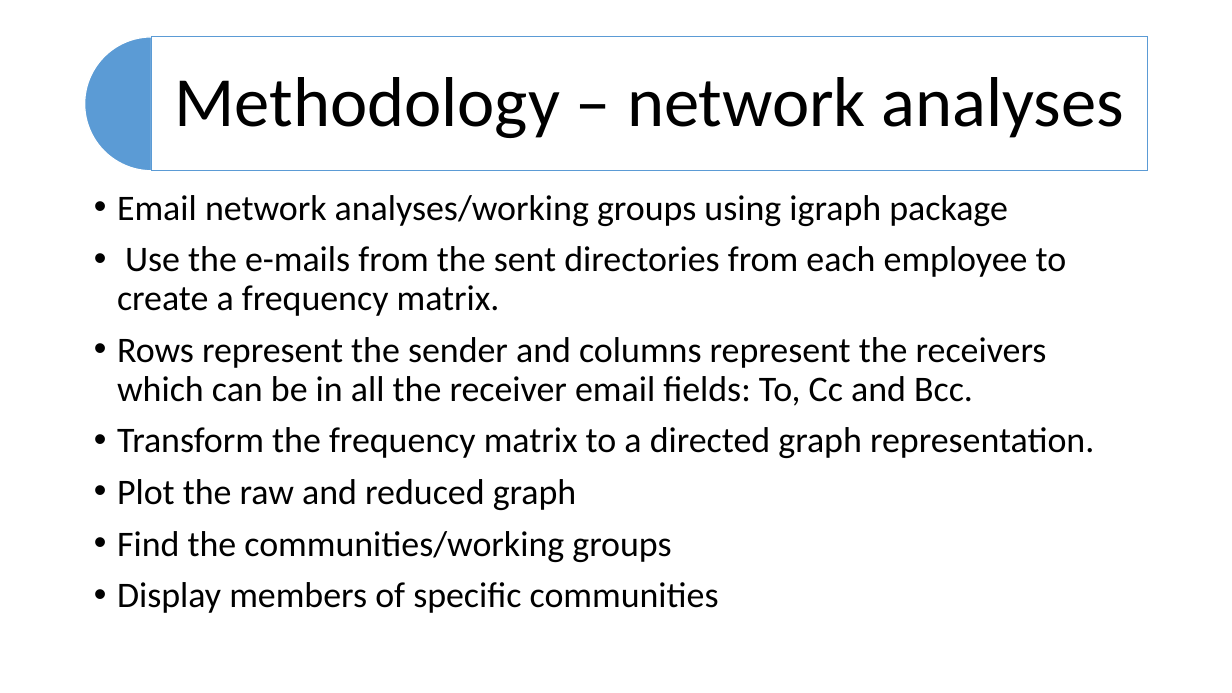
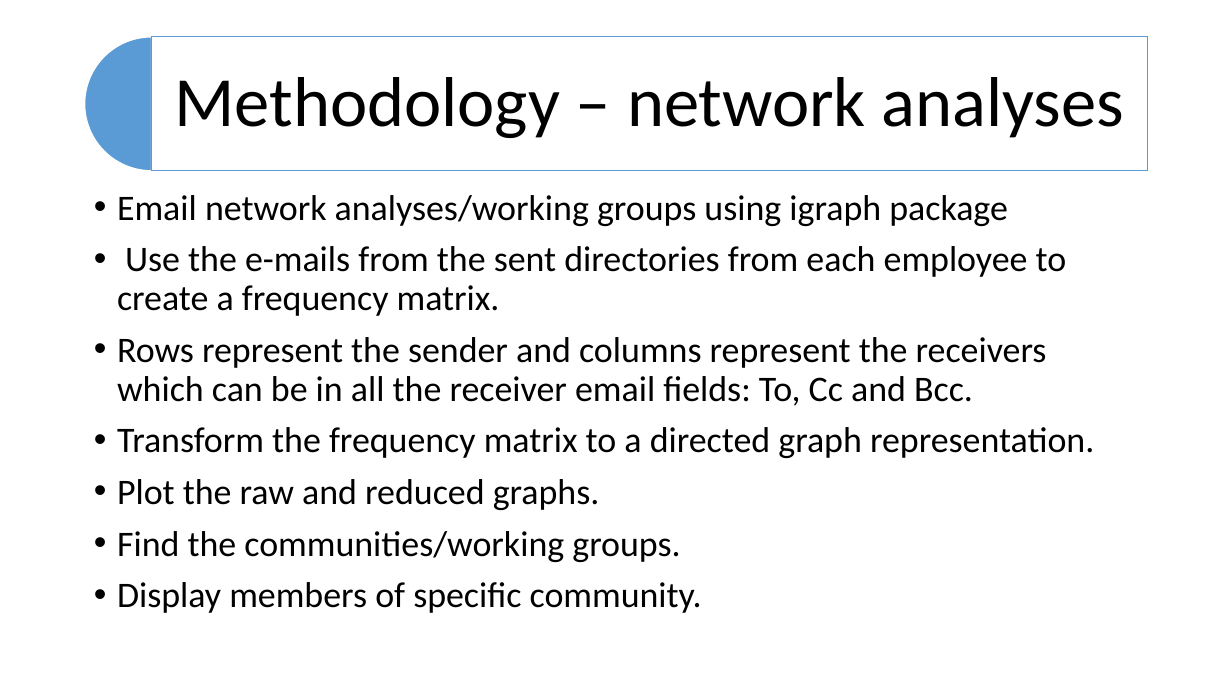
Before and after one commit to dbancea/enron-email-analyses, a slide deck: slide 3 of enron_email_analyses.pptx. Drawn at 1232x693 pixels with LibreOffice and Linux fonts; fonts in the diff are those of the drawing. Boxes give left, top, right and bottom in pixels: in the first picture for what was removed or moved away, otherwise in the second. Text is boxed around its words. In the diff, an @@ line names an element or a change of style, - is before the commit and + after.

```diff
--- a/enron_email_analyses.pptx
+++ b/enron_email_analyses.pptx
@@ text at <box>117,479,702,613</box>: text changed @@
-• Plot the raw and reduced graph
-• Find the communities/working groups
-• Display members of specific communities
+• Plot the raw and reduced graphs.
+• Find the communities/working groups.
+• Display members of specific community.
```
Also in this commit, not shown: 1 other slide changed.
